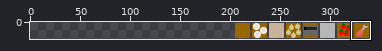
Sprite sheet: src/overcooked_ai_py/data/graphics/terrain.png. Above, an overview of the earlier version with the close-up marked.
Close-up. Before:
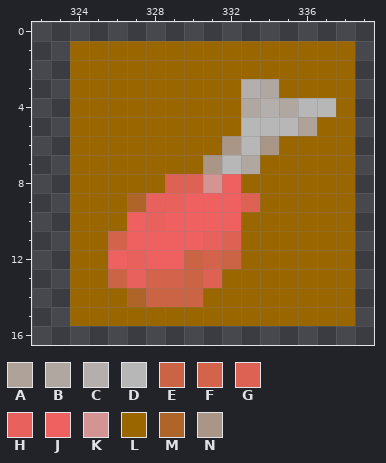
The file is 136x17 pixels. Colours within 5 levels of each other are drawn and written as one. Shown: x 322..339, y 0..16. The old version is drawn lined up with the new one, on the new canvas. The commit also changed other parts of the picture, which this record leaves out.
Palette (. is transparent): A #aea299  B #b0a7a1  C #b4afac  D #b7b7b7  E #cb6345  F #d3634b  G #de6254  H #e9615c  J #ef6160  K #d39493  L #996600  M #af652a  N #a99686
Pixels before, first column x 324:
 1 LLLLLLLLLLLLLLL
 2 LLLLLLLLLLLLLLL
 3 LLLLLLLLLCBLLLL
 4 LLLLLLLLLBCBDDL
 5 LLLLLLLLLDDDALL
 6 LLLLLLLLNDNLLLL
 7 LLLLLLLNDBLLLLL
 8 LLLLLGGKJLLLLLL
 9 LLLMHHJJJGLLLLL
10 LLLJHJJJJLLLLLL
11 LLFJJJJHGLLLLLL
12 LLJHJJEFELLLLLL
13 LLEHFFEGLLLLLLL
14 LLLMEEELLLLLLLL
15 LLLLLLLLLLLLLLL
Now the later version:
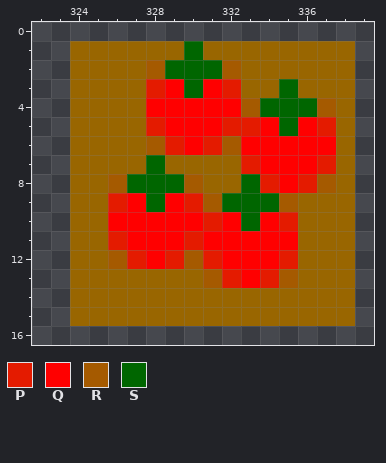
Colours new in this view: P #e41b00  Q #ff0000  R #a55a00  S #006600
Edits made:
canvas 136x17 -> 340x17, the old top-left corner now at 204,0
Colour B becomes colour L in row 3 at x 334.
Colour C becomes colour L in row 3 at x 333.
Colour D becomes colour L in row 7 at x 332.
Colour E becomes colour L in row 13 at x 326 and 330; in row 14 at x 328 to 330.
Colour F becomes colour L in row 13 at x 328 to 329.
Colour H becomes colour L in row 13 at x 327.
Colour J becomes colour L in row 8 at x 332.
Colour K becomes colour L in row 8 at x 331.
Colour M becomes colour L in row 14 at x 327.
Colour N becomes colour L in row 7 at x 331.
Colour B becomes colour P in row 7 at x 333.
Colour D becomes colour P in row 5 at x 333.
Colour F becomes colour P in row 11 at x 326; in row 12 at x 331.
Colour H becomes colour P in row 12 at x 327.
Colour J becomes colour P in row 9 at x 330; in row 10 at x 331; in row 11 at x 330; in row 12 at x 329.
Colour L becomes colour P in row 3 at x 328 and 332; in row 5 at x 328, 332 and 337; in row 6 at x 329 and 331; in row 7 at x 337; in row 8 at x 334 and 336; in row 9 at x 326.
Colour L becomes colour P in row 10 at x 335; in row 12 at x 335; in row 13 at x 332 and 334.
Colour A becomes colour Q in row 5 at x 336.
Colour D becomes colour Q in row 5 at x 334; in row 6 at x 333.
Colour E becomes colour Q in row 12 at x 332.
Colour G becomes colour Q in row 11 at x 332.
Colour H becomes colour Q in row 9 at x 329; in row 10 at x 328; in row 11 at x 331.
Colour J becomes colour Q in row 10 at x 327, 329 to 330 and 332; in row 11 at x 327 to 329; in row 12 at x 328.
Colour L becomes colour Q in row 3 at x 329 and 331; in row 4 at x 328 to 332; in row 5 at x 329 to 331; in row 6 at x 330 and 335 to 337; in row 7 at x 334 to 336; in row 8 at x 335.
Colour L becomes colour Q in row 10 at x 326 and 334; in row 11 at x 333 to 335; in row 12 at x 333 to 334; in row 13 at x 333.
Colour M becomes colour Q in row 9 at x 327.
Colour N becomes colour Q in row 6 at x 334.
Colour B becomes colour R in row 4 at x 333.
Colour D becomes colour R in row 4 at x 337.
Colour E becomes colour R in row 12 at x 330.
Colour G becomes colour R in row 8 at x 330; in row 13 at x 331.
Colour J becomes colour R in row 9 at x 331; in row 12 at x 326.
Colour L becomes colour R in row 2 at x 328 and 332; in row 6 at x 328; in row 8 at x 326 and 337; in row 9 at x 335; in row 13 at x 335.
Colour N becomes colour R in row 6 at x 332.
Colour B becomes colour S in row 4 at x 335.
Colour C becomes colour S in row 4 at x 334.
Colour D becomes colour S in row 4 at x 336; in row 5 at x 335.
Colour G becomes colour S in row 8 at x 329; in row 9 at x 333.
Colour H becomes colour S in row 9 at x 328.
Colour J becomes colour S in row 9 at x 332.
Colour L becomes colour S in row 1 at x 330; in row 2 at x 329 to 331; in row 3 at x 330 and 335; in row 7 at x 328; in row 8 at x 327 to 328 and 333; in row 9 at x 334.
Colour L becomes colour S in row 10 at x 333.
